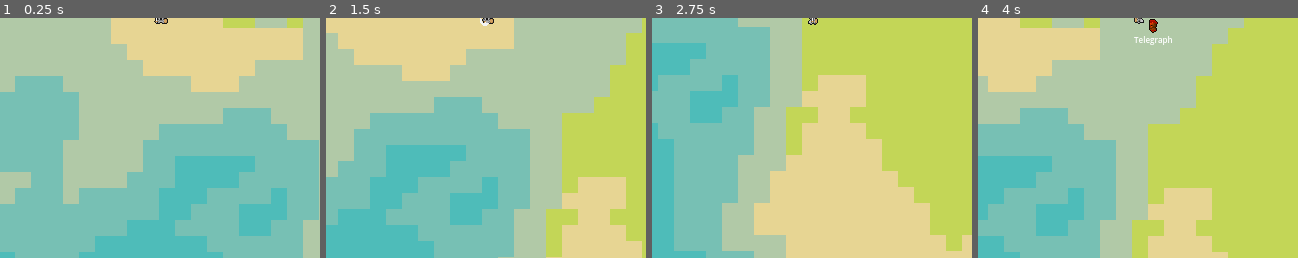
Above: before the commit, frames 1-4 (left to right).
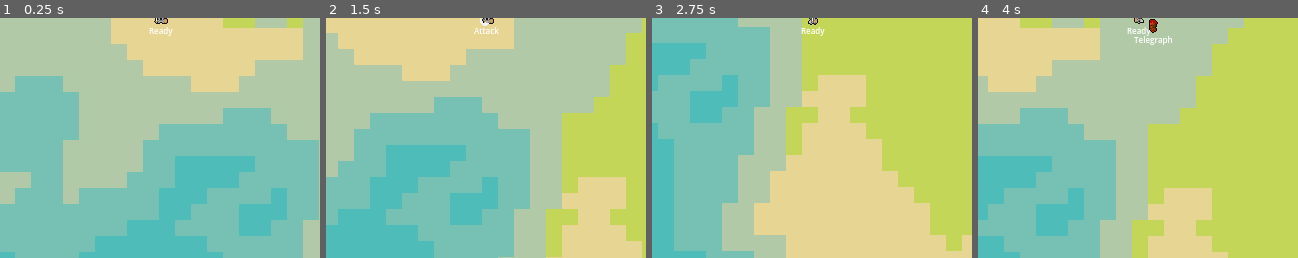
Above: after the commit, the same moments.

Repository: dmitriy-shmilo/GBIC23
Game: Godot game, scene res://main.tscn
Two runs of this game, one before a commit and one after it. Both use one fixed random seed, a clock stepped at 60 frames per second and the inputs below.
Inputs:
- Up to frame 1 (0.25 s): no input
- Up to frame 2 (1.5 s): hold D (move_right) 0.53-1.28 s; tap E (interact, bound only after the commit) at 0.6 s; hold S (move_down) from 1.28 s (still down); tap Space (attack) at 1.35 s
- Up to frame 3 (2.75 s): tap E (interact, bound only after the commit) at 1.55, 2.1 s; release S (move_down) at 2.03 s; hold D (move_right) from 2.03 s (still down)
- Up to frame 4 (4 s): release D (move_right) at 2.78 s; hold W (move_up) 2.78-3.53 s; tap E (interact, bound only after the commit) at 2.85, 3.8 s; hold A (move_left) from 3.53 s (still down); tap Space (attack) at 3.6 s
The pictures show only the part of the screen within x 25-75%, y 50-100%; the shares and areas given below are measured in that part.

The runs differ from the first frame. In frame 1, 0.1% of the frame differs, in the area x 46-55%, y 3-8%; in frame 2, 0.1%; in frame 3, 0.1%; in frame 4, 0.1%.
Error before the commit: Invalid call. Nonexistent function 'has_loot' in base 'Nil'. (res://player/state/player_state_attack_ready.gd:11)

Commit message:
Looting state.

Diff:
--- a/base/components/looter_component.gd
+++ b/base/components/looter_component.gd
@@ -1,23 +1,23 @@
 class_name LooterComponent
 extends Area2D
 
-signal loot_changed(closest_loot)
+signal loot_changed(current_interactive)
 
 # TODO: this should be an interactable component
-var _closest_body: CharacterBody2D = null
+var current_interactive: CharacterBody2D = null
 var _closest_distance: float = 0.0
 
 func has_loot() -> bool:
-	return _closest_body != null
+	return current_interactive != null
 
 
 func _refresh_closest_body() -> void:
-	if _closest_body != null:
-		_closest_body.is_highlighted = false
+	if current_interactive != null:
+		current_interactive.is_highlighted = false
 
 	var bodies = get_overlapping_bodies()
 	if bodies.is_empty():
-		_closest_body = null
+		current_interactive = null
 		loot_changed.emit(null)
 		return
 
@@ -31,9 +31,9 @@
 			_closest_distance = d
 	closest_body.is_highlighted = true
 
-	if _closest_body != closest_body:
-		_closest_body = closest_body
-		loot_changed.emit(_closest_body)
+	if current_interactive != closest_body:
+		current_interactive = closest_body
+		loot_changed.emit(current_interactive)
 
 
 func _on_body_entered(_body: Node2D) -> void:
--- a/map/chest.gd
+++ b/map/chest.gd
@@ -5,6 +5,7 @@
 @export var is_highlighted = false: set = _set_is_highlighted
 
 @onready var _body_sprite: Sprite2D = $"BodySprite"
+@onready var _animation_player: AnimationPlayer = $"AnimationPlayer"
 
 const chest_texture = preload("res://map/chest_normal.tres")
 const rare_chest_texture = preload("res://map/chest_rare.tres")
@@ -12,6 +13,12 @@
 func _ready() -> void:
 	_set_is_rare(is_rare)
 	_set_is_highlighted(is_highlighted)
+
+
+func loot() -> void:
+	_animation_player.play("loot")
+	await _animation_player.animation_finished
+	queue_free()
 
 
 func _set_is_rare(rare) -> void:
--- a/map/chest.tscn
+++ b/map/chest.tscn
@@ -6,6 +6,67 @@
 [sub_resource type="CapsuleShape2D" id="CapsuleShape2D_nbh0p"]
 radius = 5.0
 height = 14.0
+
+[sub_resource type="Animation" id="Animation_7bnri"]
+resource_name = "loot"
+length = 0.5
+tracks/0/type = "value"
+tracks/0/imported = false
+tracks/0/enabled = true
+tracks/0/path = NodePath("BodySprite:position")
+tracks/0/interp = 1
+tracks/0/loop_wrap = true
+tracks/0/keys = {
+"times": PackedFloat32Array(0, 0.5),
+"transitions": PackedFloat32Array(0.5, 0.5),
+"update": 0,
+"values": [Vector2(0, 0), Vector2(0, -8)]
+}
+tracks/1/type = "value"
+tracks/1/imported = false
+tracks/1/enabled = true
+tracks/1/path = NodePath("BodySprite:modulate")
+tracks/1/interp = 1
+tracks/1/loop_wrap = true
+tracks/1/keys = {
+"times": PackedFloat32Array(0, 0.5),
+"transitions": PackedFloat32Array(1.5, 1),
+"update": 0,
+"values": [Color(1, 1, 1, 1), Color(1, 1, 1, 0)]
+}
+
+[sub_resource type="Animation" id="Animation_i5lyn"]
+length = 0.001
+tracks/0/type = "value"
+tracks/0/imported = false
+tracks/0/enabled = true
+tracks/0/path = NodePath("BodySprite:position")
+tracks/0/interp = 1
+tracks/0/loop_wrap = true
+tracks/0/keys = {
+"times": PackedFloat32Array(0),
+"transitions": PackedFloat32Array(1),
+"update": 0,
+"values": [Vector2(0, 0)]
+}
+tracks/1/type = "value"
+tracks/1/imported = false
+tracks/1/enabled = true
+tracks/1/path = NodePath("BodySprite:modulate")
+tracks/1/interp = 1
+tracks/1/loop_wrap = true
+tracks/1/keys = {
+"times": PackedFloat32Array(0),
+"transitions": PackedFloat32Array(1),
+"update": 0,
+"values": [Color(1, 1, 1, 1)]
+}
+
+[sub_resource type="AnimationLibrary" id="AnimationLibrary_ifh1w"]
+_data = {
+"RESET": SubResource("Animation_i5lyn"),
+"loot": SubResource("Animation_7bnri")
+}
 
 [node name="Chest" type="CharacterBody2D"]
 collision_layer = 24
@@ -19,3 +80,8 @@
 position = Vector2(0, 2)
 rotation = 1.5708
 shape = SubResource("CapsuleShape2D_nbh0p")
+
+[node name="AnimationPlayer" type="AnimationPlayer" parent="."]
+libraries = {
+"": SubResource("AnimationLibrary_ifh1w")
+}
--- a/player/player.tscn
+++ b/player/player.tscn
@@ -10,17 +10,23 @@
 [ext_resource type="Script" path="res://player/state/player_state_knocked_back.gd" id="6_ni6g4"]
 [ext_resource type="Script" path="res://player/state/player_state_attacking.gd" id="7_sinek"]
 [ext_resource type="Script" path="res://base/hazard.gd" id="9_78mq6"]
+[ext_resource type="Script" path="res://player/state/player_state_looting.gd" id="9_eu408"]
 [ext_resource type="Script" path="res://base/components/vitals_component.gd" id="9_iw2ky"]
 [ext_resource type="PackedScene" uid="uid://d06ni5uesoo2n" path="res://base/gui/state_label.tscn" id="12_xi5ew"]
+[ext_resource type="PackedScene" uid="uid://dhcki0w17a8m1" path="res://base/components/looter_component.tscn" id="13_8pska"]
 
 [sub_resource type="CircleShape2D" id="CircleShape2D_dnrgw"]
 radius = 5.09902
+
+[sub_resource type="CircleShape2D" id="CircleShape2D_4pfks"]
+radius = 16.0
 
 [sub_resource type="CapsuleShape2D" id="CapsuleShape2D_g1oqg"]
 radius = 5.0
 height = 20.0
 
 [sub_resource type="CircleShape2D" id="CircleShape2D_fsh7a"]
+radius = 7.0
 
 [node name="Player" type="CharacterBody2D"]
 collision_mask = 8
@@ -64,13 +70,17 @@
 script = ExtResource("3_1gawu")
 initial_state = NodePath("Ready")
 
-[node name="Ready" type="Node" parent="AttackMachine"]
+[node name="Ready" type="Node" parent="AttackMachine" node_paths=PackedStringArray("looter")]
 script = ExtResource("6_cxw04")
+looter = NodePath("../../LooterComponent")
 
 [node name="Attack" type="Node" parent="AttackMachine" node_paths=PackedStringArray("hit_box")]
 script = ExtResource("7_sinek")
 attack_duration = 0.2
 hit_box = NodePath("../../HitBox")
+
+[node name="Loot" type="Node" parent="AttackMachine"]
+script = ExtResource("9_eu408")
 
 [node name="MovementComponent" type="Node" parent="."]
 script = ExtResource("6_7oms2")
@@ -83,6 +93,12 @@
 max_health = 5.0
 current_health = 5.0
 needs_food = true
+
+[node name="LooterComponent" parent="." instance=ExtResource("13_8pska")]
+
+[node name="CollisionShape2D" type="CollisionShape2D" parent="LooterComponent"]
+shape = SubResource("CircleShape2D_4pfks")
+debug_color = Color(0, 0.631373, 0.45098, 0.14902)
 
 [node name="HitBox" type="Area2D" parent="."]
 rotation = 1.5708
@@ -98,6 +114,7 @@
 position = Vector2(0, 5)
 rotation = -1.5708
 shape = SubResource("CapsuleShape2D_g1oqg")
+debug_color = Color(0.878431, 0.294118, 0.435294, 0.180392)
 
 [node name="HurtBox" type="Area2D" parent="."]
 collision_layer = 0
@@ -106,6 +123,7 @@
 
 [node name="CollisionShape2D" type="CollisionShape2D" parent="HurtBox"]
 shape = SubResource("CircleShape2D_fsh7a")
+debug_color = Color(0.686275, 0.478431, 0.419608, 0.419608)
 
 [node name="StateLabel" parent="." node_paths=PackedStringArray("state_machine") instance=ExtResource("12_xi5ew")]
 offset_left = -46.0
@@ -115,6 +133,14 @@
 horizontal_alignment = 1
 state_machine = NodePath("../MovementMachine")
 
+[node name="AttackStateLabel" parent="." node_paths=PackedStringArray("state_machine") instance=ExtResource("12_xi5ew")]
+offset_left = -46.0
+offset_top = 7.0
+offset_right = 46.0
+offset_bottom = 22.0
+horizontal_alignment = 1
+state_machine = NodePath("../AttackMachine")
+
 [connection signal="transitioned" from="MovementMachine" to="." method="_on_state_machine_transitioned"]
 [connection signal="direction_changed" from="MovementMachine/Move" to="." method="_on_move_direction_changed"]
 [connection signal="transitioned" from="AttackMachine" to="." method="_on_attack_machine_transitioned"]
--- a/player/state/player_state_attack_ready.gd
+++ b/player/state/player_state_attack_ready.gd
@@ -9,4 +9,4 @@
 		return
 
 	if looter.has_loot() and Input.is_action_just_pressed("interact"):
-		state_machine.transition("Loot")
+		state_machine.transition("Loot", { "loot": looter.current_interactive })
--- /dev/null
+++ b/player/state/player_state_looting.gd
@@ -0,0 +1,19 @@
+class_name PlayerStateLooting
+extends State
+
+@export var looting_period = 0.1
+var _current_looting_period = 0.0
+
+# TODO: Must be a component
+var _loot: Chest = null
+
+func enter(args: Dictionary = {}) -> void:
+	_current_looting_period = 0.0
+	_loot = args.loot
+
+
+func physics_process(delta: float) -> void:
+	_current_looting_period += delta
+	if _current_looting_period >= looting_period:
+		state_machine.transition("Ready")
+		_loot.loot()
--- a/project.godot
+++ b/project.godot
@@ -49,6 +49,11 @@
 "events": [Object(InputEventKey,"resource_local_to_scene":false,"resource_name":"","device":-1,"window_id":0,"alt_pressed":false,"shift_pressed":false,"ctrl_pressed":false,"meta_pressed":false,"pressed":false,"keycode":0,"physical_keycode":32,"key_label":0,"unicode":32,"echo":false,"script":null)
 ]
 }
+interact={
+"deadzone": 0.5,
+"events": [Object(InputEventKey,"resource_local_to_scene":false,"resource_name":"","device":-1,"window_id":0,"alt_pressed":false,"shift_pressed":false,"ctrl_pressed":false,"meta_pressed":false,"pressed":false,"keycode":0,"physical_keycode":69,"key_label":0,"unicode":101,"echo":false,"script":null)
+]
+}
 
 [layer_names]
 
Not shown: 1 places in map/chest.tscn that only renumber resources
Not shown: 1 places in player/player.tscn that only renumber resources
